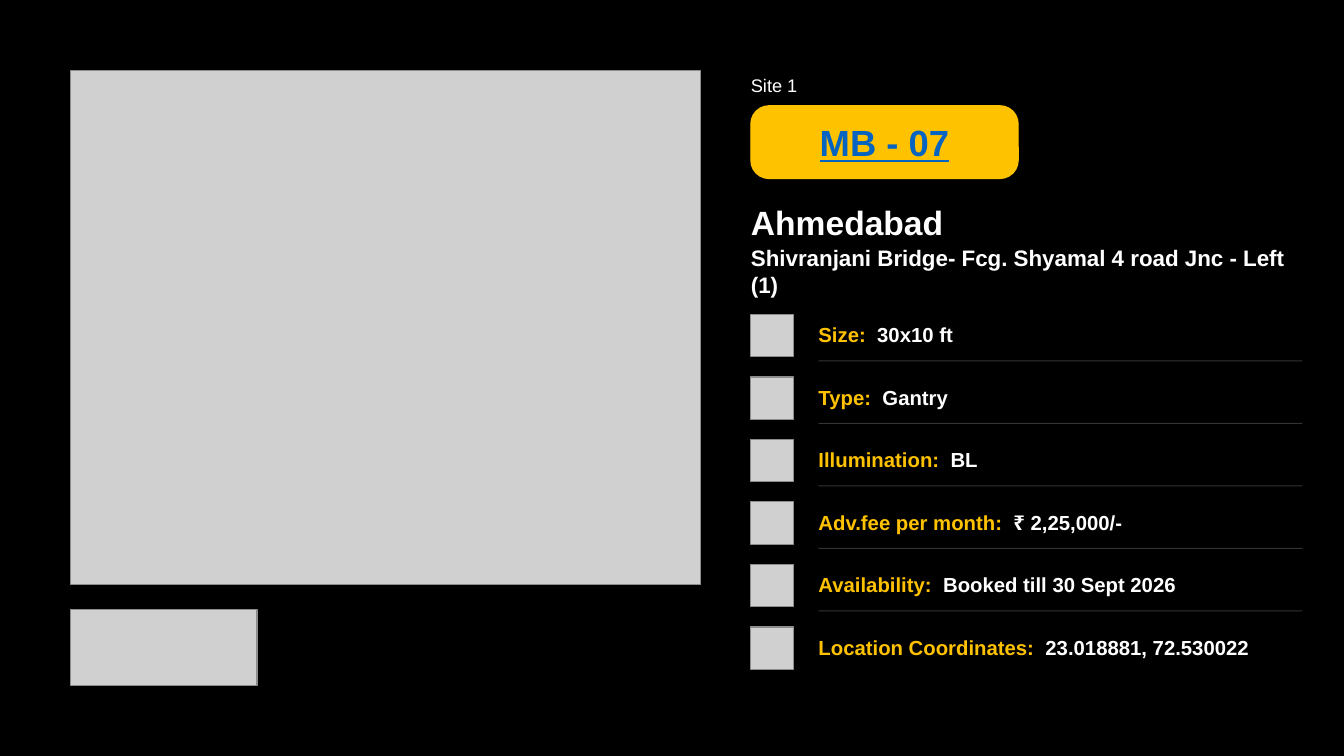
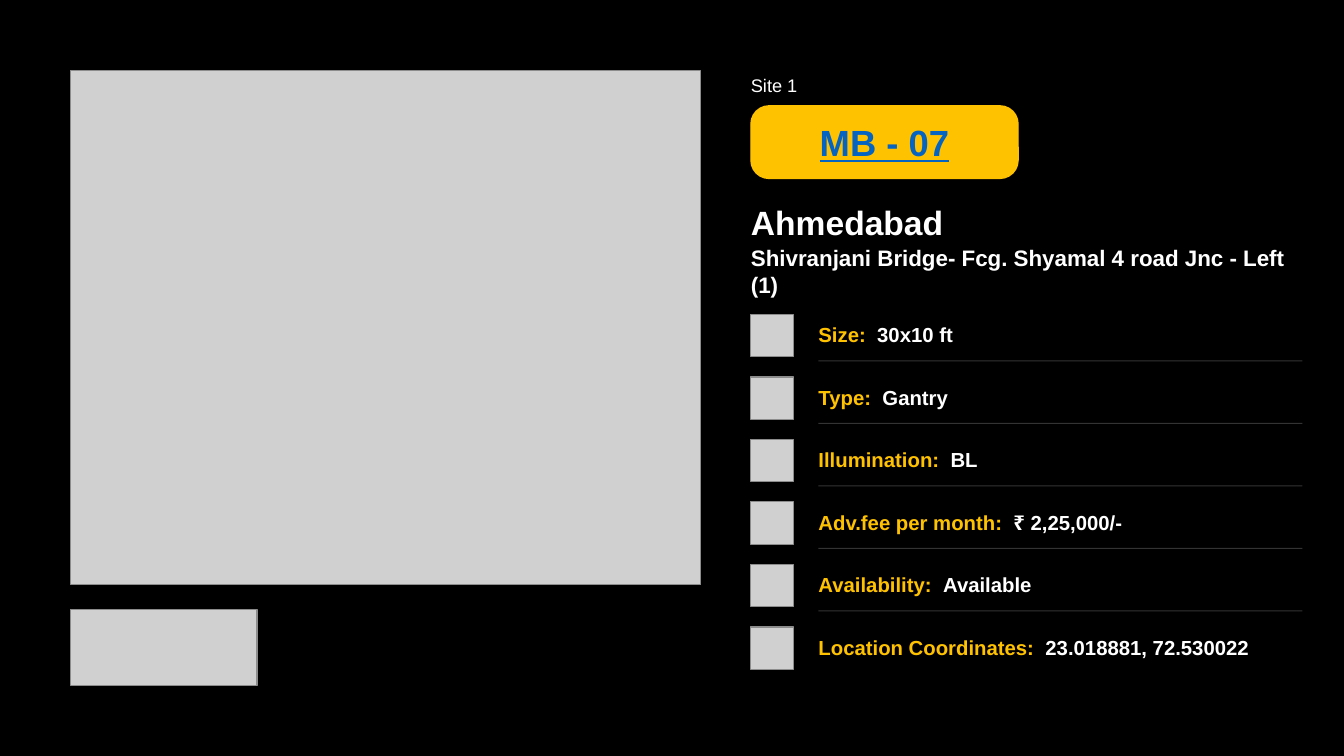
Before and after one commit to reehanpatel/mb-dashboard, a slide deck: slide 3 of server/templates/MediaBuzz_Master_Template.pptx. Drawn at 1344x756 pixels with LibreOffice and Linux fonts; fonts in the diff are those of the drawing; grey boxes stand for pictures. Boxes give left, top, right and bottom in pixels: in the first picture for what was removed or moved away, otherwise in the second. Text is boxed around its words. In the diff, an @@ line names an element or a change of style, - is before the commit and + after.

Commit message:
Keep only Available in availability and remove Booked till

```diff
--- a/server/templates/MediaBuzz_Master_Template.pptx
+++ b/server/templates/MediaBuzz_Master_Template.pptx
@@ text at (818, 577, 1031, 597): text changed; text colour #FFFFFF to #FFC200 @@
-Availability: Booked till 30 Sept 2026
+Availability: Available
```
Also in this commit, not shown: 5 other files.
